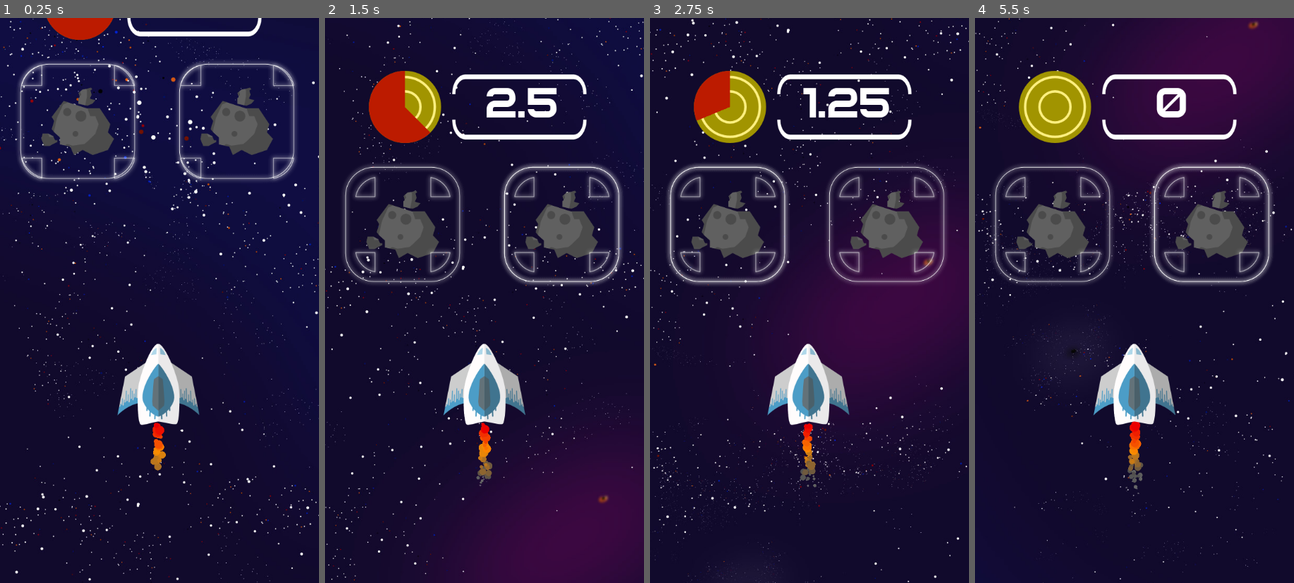
Above: before the commit, frames 1-4 (left to right).
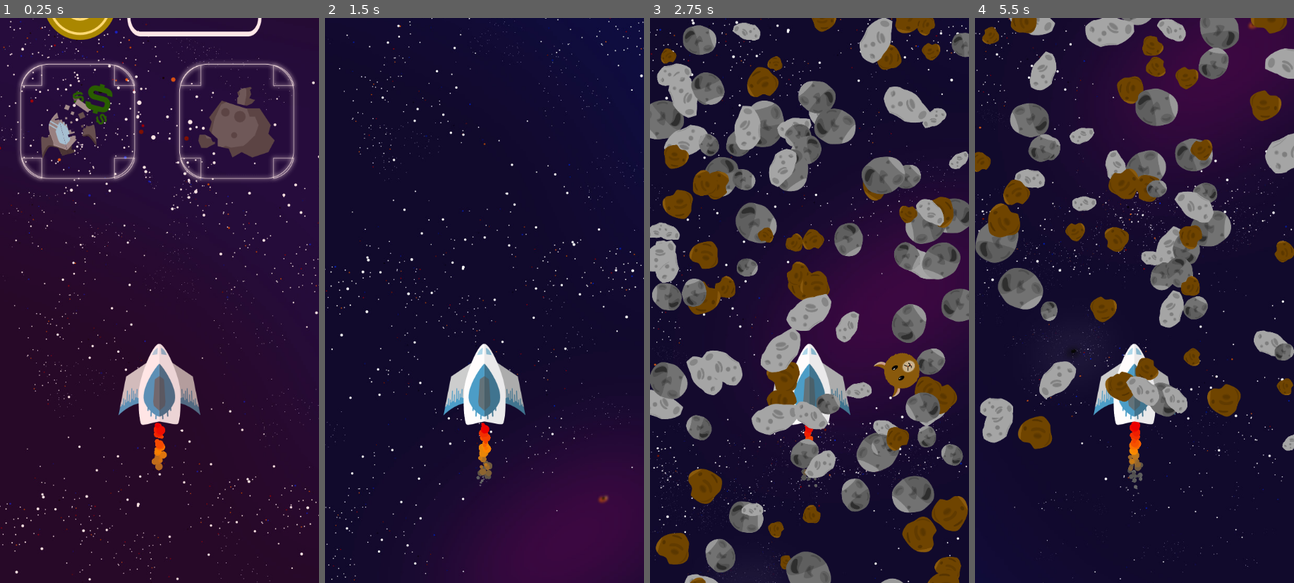
Above: after the commit, the same moments.

Repository: clorl/Space-Express
Game: Godot game, scene res://Game.tscn
The game is run twice, just before and just after one commit, with the same random seed, the same clock (stepped at 60 frames per second) and the same inputs. The project has no main scene, so this scene is started directly.
Inputs (mouse positions are in pixels of both pictures, inside the frame that each line leads up to):
- Up to frame 1 (0.25 s): no input
- Up to frame 2 (1.5 s): click (417, 227) at 0.52 s; click (564, 227) at 1.27 s
- Up to frame 3 (2.75 s): click (742, 227) at 2.02 s
- Up to frame 4 (5.5 s): click (1214, 227) at 2.77 s; click (1067, 227) at 3.52 s; click (1214, 227) at 4.27 s; tap Enter (ui_accept) at 5 s; move the mouse to (1204, 272) at 5.02 s; hold Enter (ui_accept) from 5.03 s (still down)

The runs differ from the first frame. In frame 1, 3.6% of the frame differs, in the area x 12-87%, y 0-81%; in frame 2, 11%; in frame 3, 42%, in the area x 0-100%, y 0-100%; in frame 4, 27%.

Commit message:
Beaucoup de choses

Diff:
--- /dev/null
+++ b/BG.gd
@@ -0,0 +1,11 @@
+extends TextureRect
+
+func slow_down(time):
+	$Tween.interpolate_property($Anim, "Anim:speed", 1, 0, time, Tween.TRANS_LINEAR, Tween.EASE_OUT)
+	if !$Tween.is_active():
+		$Tween.start()
+
+func speed_up(time):
+	$Tween.interpolate_property($Anim, "Anim:speed", 0, 1, time, Tween.TRANS_LINEAR, Tween.EASE_OUT)
+	if !$Tween.is_active():
+		$Tween.start()
--- /dev/null
+++ b/Constants.gd
@@ -0,0 +1,13 @@
+extends Node2D
+
+enum {
+	unknown
+	asteroids
+	cantina
+	pirate
+	contraband
+	repair
+	nothing
+	}
+
+var nb_events = 7
--- /dev/null
+++ b/Constants.tscn
@@ -0,0 +1,6 @@
+[gd_scene load_steps=2 format=2]
+
+[ext_resource path="res://Constants.gd" type="Script" id=1]
+
+[node name="Constants" type="Node2D"]
+script = ExtResource( 1 )
--- a/Game.gd
+++ b/Game.gd
@@ -1,15 +1,40 @@
 extends Node2D
 
-onready var audio = get_node("/root/Audio.tscn")
+onready var audio = get_node("/root/Audio")
+onready var c = get_node("/root/Constants")
 
-const events = {
-	asteroids = preload("res://events/asteroids/Asteroids.tscn")
+onready var cam_anim = $Background/Camera2D/CamAnim
+onready var overlay_anim = $Warning/Anim
+onready var bg = $Background/Camera2D/BG
+
+onready var choices = $Choice/Choices
+onready var player = $Player
+
+const nodes = {
+	"asteroids": preload("res://events/asteroids/Asteroids.tscn")
 	}
 
-func _on_NextTimer_timeout():
-	pass # Replace with function body.
+func _ready():
+	choices.propose_choices(10, c.asteroids, c.contraband)
+	overlay_anim.play("warning")
+
+# When choice has been made
+func _on_Choices_event_selected(event):
+	execute_event(event)
+
+# Function that manages which function to call
+func execute_event(e):
+	asteroids()
+
+##
+# Event functions
+##
 
 func asteroids():
-	var instance = events.asteroids.instance()
-	instance.global_position = Vector2(0,-1080)
+	# Add asteroids
+	var instance = nodes.asteroids.instance()
+	instance.global_position = Vector2(0,0)
 	add_child(instance)
+
+	player.health -= 20
+	cam_anim.play("screenshake")
--- a/Game.tscn
+++ b/Game.tscn
@@ -1,9 +1,10 @@
-[gd_scene load_steps=6 format=2]
+[gd_scene load_steps=10 format=2]
 
 [ext_resource path="res://Game.gd" type="Script" id=1]
 [ext_resource path="res://_fondV1.jpg" type="Texture" id=2]
-[ext_resource path="res://player/Player.tscn" type="PackedScene" id=3]
-[ext_resource path="res://ui/choices/Choices.tscn" type="PackedScene" id=4]
+[ext_resource path="res://BG.gd" type="Script" id=3]
+[ext_resource path="res://player/Player.tscn" type="PackedScene" id=4]
+[ext_resource path="res://ui/choices/Choices.tscn" type="PackedScene" id=5]
 
 [sub_resource type="Animation" id=1]
 resource_name = "travel"
@@ -22,6 +23,55 @@
 "values": [ Vector2( 0, -4356 ), Vector2( 0, -1638 ) ]
 }
 
+[sub_resource type="Animation" id=2]
+resource_name = "traver_faster"
+length = 0.5
+loop = true
+tracks/0/type = "value"
+tracks/0/path = NodePath(".:rect_position")
+tracks/0/interp = 1
+tracks/0/loop_wrap = true
+tracks/0/imported = false
+tracks/0/enabled = true
+tracks/0/keys = {
+"times": PoolRealArray( 0, 0.5 ),
+"transitions": PoolRealArray( 1, 1 ),
+"update": 0,
+"values": [ Vector2( 0, -4356 ), Vector2( 0, -1638 ) ]
+}
+
+[sub_resource type="Animation" id=4]
+resource_name = "screenshake"
+length = 0.9
+tracks/0/type = "value"
+tracks/0/path = NodePath(".:position")
+tracks/0/interp = 1
+tracks/0/loop_wrap = true
+tracks/0/imported = false
+tracks/0/enabled = true
+tracks/0/keys = {
+"times": PoolRealArray( 0, 0.1, 0.2, 0.3, 0.4, 0.5, 0.6, 0.7, 0.8, 0.9 ),
+"transitions": PoolRealArray( 1, 1, 1, 1, 1, 1, 1, 1, 1, 1 ),
+"update": 0,
+"values": [ Vector2( 0, 0 ), Vector2( 20, 20 ), Vector2( -20, -20 ), Vector2( 20, -20 ), Vector2( -20, 20 ), Vector2( 20, 20 ), Vector2( -20, -20 ), Vector2( 20, -20 ), Vector2( -20, 20 ), Vector2( 0, 0 ) ]
+}
+
+[sub_resource type="Animation" id=3]
+resource_name = "warning"
+length = 1.3
+tracks/0/type = "value"
+tracks/0/path = NodePath("ColorRect:color")
+tracks/0/interp = 2
+tracks/0/loop_wrap = true
+tracks/0/imported = false
+tracks/0/enabled = true
+tracks/0/keys = {
+"times": PoolRealArray( 0, 0.3, 0.6, 0.9, 1.2 ),
+"transitions": PoolRealArray( 1, 1, 1, 1, 1 ),
+"update": 0,
+"values": [ Color( 1, 0, 0, 0 ), Color( 1, 0, 0, 0.109804 ), Color( 1, 0, 0, 0 ), Color( 1, 0, 0, 0.109804 ), Color( 1, 0, 0, 0 ) ]
+}
+
 [node name="Game" type="Node2D"]
 script = ExtResource( 1 )
 __meta__ = {
@@ -32,22 +82,51 @@
 [node name="Background" type="CanvasLayer" parent="."]
 layer = -1
 
-[node name="BG" type="TextureRect" parent="Background"]
-margin_top = -4356.0
+[node name="Camera2D" type="Camera2D" parent="Background"]
+anchor_mode = 0
+current = true
+
+[node name="BG" type="TextureRect" parent="Background/Camera2D"]
+margin_top = -1638.0
 margin_right = 614.0
-margin_bottom = 1080.0
+margin_bottom = 3798.0
+rect_pivot_offset = Vector2( 2.09283, 1628.1 )
 texture = ExtResource( 2 )
 stretch_mode = 2
+script = ExtResource( 3 )
 
-[node name="Anim" type="AnimationPlayer" parent="Background/BG"]
+[node name="Anim" type="AnimationPlayer" parent="Background/Camera2D/BG"]
 autoplay = "travel"
 anims/travel = SubResource( 1 )
+anims/traver_faster = SubResource( 2 )
 
-[node name="Player" parent="." instance=ExtResource( 3 )]
+[node name="Tween" type="Tween" parent="Background/Camera2D/BG"]
+
+[node name="CamAnim" type="AnimationPlayer" parent="Background/Camera2D"]
+playback_speed = 3.0
+anims/screenshake = SubResource( 4 )
+
+[node name="Player" parent="." instance=ExtResource( 4 )]
 position = Vector2( 305, 700 )
 
 [node name="Choice" type="CanvasLayer" parent="."]
 
-[node name="Choices" parent="Choice" instance=ExtResource( 4 )]
+[node name="Choices" parent="Choice" instance=ExtResource( 5 )]
 
 [node name="HUD" type="CanvasLayer" parent="."]
+
+[node name="Warning" type="CanvasLayer" parent="."]
+editor/display_folded = true
+
+[node name="ColorRect" type="ColorRect" parent="Warning"]
+margin_right = 610.0
+margin_bottom = 1080.0
+mouse_filter = 2
+color = Color( 1, 0, 0, 0 )
+__meta__ = {
+"_edit_lock_": true
+}
+
+[node name="Anim" type="AnimationPlayer" parent="Warning"]
+anims/warning = SubResource( 3 )
+[connection signal="event_selected" from="Choice/Choices" to="." method="_on_Choices_event_selected"]
--- a/audio/Audio.gd
+++ b/audio/Audio.gd
@@ -4,3 +4,8 @@
 	var node = get_node(sound)
 	assert(node)
 	node.play()
+
+func stop(sound):
+	var node = get_node(sound)
+	assert(node)
+	node.stop()
--- /dev/null
+++ b/default_bus_layout.tres
@@ -0,0 +1,10 @@
+[gd_resource type="AudioBusLayout" format=2]
+
+[resource]
+bus/0/volume_db = -10.4
+bus/1/name = "SFX"
+bus/1/solo = false
+bus/1/mute = false
+bus/1/bypass_fx = false
+bus/1/volume_db = 0.0
+bus/1/send = "Master"
--- a/events/asteroids/Asteroids.gd
+++ b/events/asteroids/Asteroids.gd
@@ -5,12 +5,16 @@
 func _ready():
 	generate()
 
+func _input(event):
+	if event.is_action_pressed("ui_accept"):
+		$AnimationPlayer.play("default")
+
 func generate():
-	for i in range(100):
+	for i in range(200):
 		var instance = asteroid.instance()
 
 		# Random pos
-		instance.position = Vector2(rand_range(0,610), rand_range(0,1080))
+		instance.position = Vector2(rand_range(0,610), rand_range(0,1080*2))
 
 		# Random scale
 		var rnd_scale = rand_range(0.2,0.5)
--- a/events/asteroids/Asteroids.tscn
+++ b/events/asteroids/Asteroids.tscn
@@ -1,6 +1,27 @@
-[gd_scene load_steps=2 format=2]
+[gd_scene load_steps=3 format=2]
 
 [ext_resource path="res://events/asteroids/Asteroids.gd" type="Script" id=1]
 
+[sub_resource type="Animation" id=1]
+resource_name = "default"
+length = 2.0
+tracks/0/type = "value"
+tracks/0/path = NodePath(".:position")
+tracks/0/interp = 1
+tracks/0/loop_wrap = true
+tracks/0/imported = false
+tracks/0/enabled = true
+tracks/0/keys = {
+"times": PoolRealArray( 0, 2 ),
+"transitions": PoolRealArray( 1, 1 ),
+"update": 0,
+"values": [ Vector2( 0, -2160 ), Vector2( 0, 1200 ) ]
+}
+
 [node name="Asteroids" type="Node2D"]
+position = Vector2( 0, 2160 )
 script = ExtResource( 1 )
+
+[node name="AnimationPlayer" type="AnimationPlayer" parent="."]
+autoplay = "default"
+anims/default = SubResource( 1 )
--- a/player/Player.gd
+++ b/player/Player.gd
@@ -1,8 +1,12 @@
 extends Node2D
+
+onready var audio = get_node("/root/Audio")
 
 signal health_changed
 signal goods_changed
 signal crew_changed
+
+onready var anim = $Anim
 
 var health = 100 setget set_health
 var goods = 3000 setget set_goods
@@ -17,10 +21,16 @@
 
 func set_health(new_health):
 	health = new_health
+
+	anim.play("hurt")
+	audio.play("Hurt")
+
 	emit_signal("health_changed", health)
+
 func set_goods(new_goods):
 	goods = new_goods
 	emit_signal("goods_changed", goods)
+
 func set_crew(new_crew):
 	crew = new_crew
 	emit_signal("crew_changed", crew)
--- a/player/Player.tscn
+++ b/player/Player.tscn
@@ -30,8 +30,36 @@
 damping = 100.0
 scale = 0.1
 scale_random = 0.2
-scale_curve = SubResource( 5 )
-color_ramp = SubResource( 3 )
+scale_curve = SubResource( 4 )
+color_ramp = SubResource( 2 )
+
+[sub_resource type="Animation" id=6]
+resource_name = "hurt"
+length = 0.6
+tracks/0/type = "value"
+tracks/0/path = NodePath("Spaceship:position")
+tracks/0/interp = 1
+tracks/0/loop_wrap = true
+tracks/0/imported = false
+tracks/0/enabled = true
+tracks/0/keys = {
+"times": PoolRealArray( 0, 0.1, 0.2, 0.3, 0.4, 0.5, 0.6 ),
+"transitions": PoolRealArray( 1, 1, 1, 1, 1, 1, 1 ),
+"update": 0,
+"values": [ Vector2( -2, 0.750146 ), Vector2( -10, 10 ), Vector2( -10, -10 ), Vector2( 10, -10 ), Vector2( 10, 10 ), Vector2( -10, 10 ), Vector2( 0, 0 ) ]
+}
+tracks/1/type = "value"
+tracks/1/path = NodePath("Spaceship:self_modulate")
+tracks/1/interp = 2
+tracks/1/loop_wrap = true
+tracks/1/imported = false
+tracks/1/enabled = true
+tracks/1/keys = {
+"times": PoolRealArray( 0, 0.3, 0.6 ),
+"transitions": PoolRealArray( 1, 1, 1 ),
+"update": 0,
+"values": [ Color( 1, 1, 1, 1 ), Color( 1, 0.282353, 0.282353, 1 ), Color( 1, 1, 1, 1 ) ]
+}
 
 [sub_resource type="Animation" id=7]
 resource_name = "land"
@@ -84,8 +112,7 @@
 "values": [ Color( 1, 1, 1, 1 ), Color( 1, 1, 1, 0 ) ]
 }
 
-[sub_resource type="Animation" id=6]
-resource_name = "rumble"
+[sub_resource type="Animation" id=8]
 length = 0.5
 loop = true
 tracks/0/type = "value"
@@ -105,7 +132,6 @@
 script = ExtResource( 1 )
 
 [node name="Spaceship" type="Sprite" parent="."]
-position = Vector2( -2, 0.750146 )
 scale = Vector2( 0.5, 0.5 )
 texture = ExtResource( 2 )
 
@@ -117,10 +143,12 @@
 emitting = false
 amount = 50
 speed_scale = 2.0
-process_material = SubResource( 1 )
+process_material = SubResource( 5 )
 texture = ExtResource( 3 )
 
 [node name="Anim" type="AnimationPlayer" parent="."]
 autoplay = "rumble"
+playback_speed = 2.0
+anims/hurt = SubResource( 6 )
 anims/land = SubResource( 7 )
-anims/rumble = SubResource( 6 )
+anims/rumble = SubResource( 8 )
--- a/project.godot
+++ b/project.godot
@@ -18,6 +18,11 @@
 config/name="Space Express"
 config/icon="res://icon.png"
 
+[autoload]
+
+Audio="*res://audio/Audio.tscn"
+Constants="*res://Constants.tscn"
+
 [debug]
 
 gdscript/warnings/enable=false
@@ -36,8 +41,6 @@
 window/size/width=610
 window/size/height=1080
 window/size/resizable=false
-window/size/test_width=305
-window/size/test_height=540
 window/stretch/mode="viewport"
 window/stretch/aspect="keep_width"
 
--- a/ui/choices/ChoiceButton.gd
+++ b/ui/choices/ChoiceButton.gd
@@ -1,4 +1,19 @@
 extends TextureButton
+
+onready var audio = get_node("/root/Audio")
+onready var icon = $Sprite
+
+signal clicked
+var event setget set_event
 
 func _on_ChoiceButton_pressed():
 	$Anim.play("click")
+	audio.play("Select")
+	emit_signal("clicked", event)
+
+func set_event(e):
+	event = e
+	icon.frame = e
+
+func _on_ChoiceButton_mouse_entered():
+	audio.play("Blip")
--- a/ui/choices/ChoiceButton.tscn
+++ b/ui/choices/ChoiceButton.tscn
@@ -2,12 +2,12 @@
 
 [ext_resource path="res://ui/choices/target_square.png" type="Texture" id=1]
 [ext_resource path="res://ui/choices/ChoiceButton.gd" type="Script" id=2]
-[ext_resource path="res://ui/choices/icons/asteroids.png" type="Texture" id=3]
+[ext_resource path="res://ui/choices/icons.png" type="Texture" id=3]
 [ext_resource path="res://ui/choices/target_arrow.png" type="Texture" id=4]
 
-[sub_resource type="Animation" id=2]
+[sub_resource type="Animation" id=1]
 resource_name = "click"
-length = 0.2
+length = 0.5
 tracks/0/type = "value"
 tracks/0/path = NodePath("NinePatchRect:rect_size")
 tracks/0/interp = 2
@@ -32,9 +32,20 @@
 "update": 0,
 "values": [ Vector2( 10.5, 10.5 ), Vector2( 20, 20 ) ]
 }
+tracks/2/type = "value"
+tracks/2/path = NodePath(".:modulate")
+tracks/2/interp = 2
+tracks/2/loop_wrap = true
+tracks/2/imported = false
+tracks/2/enabled = true
+tracks/2/keys = {
+"times": PoolRealArray( 0, 0.1, 0.2, 0.3, 0.4 ),
+"transitions": PoolRealArray( 1, 1, 1, 1, 1 ),
+"update": 0,
+"values": [ Color( 1, 1, 1, 1 ), Color( 0.631373, 0.631373, 0.631373, 1 ), Color( 1, 1, 1, 1 ), Color( 0.631373, 0.631373, 0.631373, 1 ), Color( 1, 1, 1, 1 ) ]
+}
 
-[sub_resource type="Animation" id=1]
-resource_name = "idle"
+[sub_resource type="Animation" id=2]
 loop = true
 tracks/0/type = "value"
 tracks/0/path = NodePath("NinePatchRect:rect_size")
@@ -72,27 +83,30 @@
 texture_focused = ExtResource( 1 )
 script = ExtResource( 2 )
 
-[node name="AsteroidIcon" type="TextureRect" parent="."]
-margin_left = 51.0
-margin_top = 56.0
-margin_right = 190.0
-margin_bottom = 185.0
+[node name="Sprite" type="Sprite" parent="."]
+position = Vector2( 120, 120 )
 texture = ExtResource( 3 )
+vframes = 3
+hframes = 4
 
 [node name="NinePatchRect" type="NinePatchRect" parent="."]
-margin_left = 10.5
-margin_top = 10.5
-margin_right = 230.5
-margin_bottom = 230.5
+margin_left = 20.0
+margin_top = 20.0
+margin_right = 220.0
+margin_bottom = 220.0
 texture = ExtResource( 4 )
 region_rect = Rect2( 0, 0, 210, 210 )
 patch_margin_left = 60
 patch_margin_top = 60
 patch_margin_right = 60
 patch_margin_bottom = 60
+__meta__ = {
+"_edit_lock_": true
+}
 
 [node name="Anim" type="AnimationPlayer" parent="."]
 autoplay = "idle"
-anims/click = SubResource( 2 )
-anims/idle = SubResource( 1 )
+anims/click = SubResource( 1 )
+anims/idle = SubResource( 2 )
+[connection signal="mouse_entered" from="." to="." method="_on_ChoiceButton_mouse_entered"]
 [connection signal="pressed" from="." to="." method="_on_ChoiceButton_pressed"]
--- a/ui/choices/Choices.gd
+++ b/ui/choices/Choices.gd
@@ -1,22 +1,50 @@
 extends Control
+
+onready var audio = get_node("/root/Audio")
+onready var c = get_node("/root/Constants")
+
+signal event_selected
 
 onready var timer = $Timer
 onready var display_timer = $VBoxContainer/Timer
+onready var l_button = $VBoxContainer/HBox/LButton
+onready var r_button = $VBoxContainer/HBox/RButton
+onready var anim = $Anim
 
-enum {
-	asteroids
-	pirate
-	contraband
-	}
-
-func _ready():
-	set_max_value(timer.time_left)
+var time setget set_time
 
 func _process(delta):
 	display_timer.value = stepify(timer.time_left, 0.01)
 
-func set_max_value(value):
+func propose_choices(t, e1=false, e2=false):
+	if !e1 || !e2:
+		e1 = randi()%c.nb_events+1
+		e2 = randi()%c.nb_events+1
+	set_events(e1, e2)
+	time = t
+
+	anim.play("fall")
+	audio.play("Warning")
+	yield(get_tree().create_timer(2.0), "timeout")
+	audio.stop("Warning")
+
+func _on_Button_clicked(event):
+	# Disable buttons
+	r_button.disabled = true
+	l_button.disabled = true
+
+	# Hide choices
+	anim.play_backwards("fall")
+
+	# Wait and start event
+	yield(get_tree().create_timer(1.0), "timeout")
+	emit_signal("event_selected", event)
+
+
+func set_time(value):
+	timer.wait_time = value
 	display_timer.max_value = value
 
-func propose_choices():
-	pass
+func set_events (evt1, evt2):
+	r_button.event = evt1
+	l_button.event = evt2
--- a/ui/choices/Choices.tscn
+++ b/ui/choices/Choices.tscn
@@ -26,7 +26,7 @@
 
 [node name="VBoxContainer" type="VBoxContainer" parent="."]
 anchor_right = 1.0
-margin_top = -500.0
+margin_top = 70.0
 margin_bottom = 142.0
 __meta__ = {
 "_edit_group_": true
@@ -44,12 +44,12 @@
 rect_min_size = Vector2( 0, 50 )
 alignment = 1
 
-[node name="ChoiceButton" parent="VBoxContainer/HBox" instance=ExtResource( 3 )]
+[node name="LButton" parent="VBoxContainer/HBox" instance=ExtResource( 3 )]
 margin_left = 28.0
 margin_right = 328.0
 rect_min_size = Vector2( 300, 200 )
 
-[node name="ChoiceButton2" parent="VBoxContainer/HBox" instance=ExtResource( 3 )]
+[node name="RButton" parent="VBoxContainer/HBox" instance=ExtResource( 3 )]
 margin_left = 332.0
 margin_right = 582.0
 rect_min_size = Vector2( 250, 200 )
@@ -59,6 +59,7 @@
 anims/fall = SubResource( 1 )
 
 [node name="Timer" type="Timer" parent="."]
-wait_time = 4.0
+wait_time = 5.0
 one_shot = true
-autostart = true
+[connection signal="clicked" from="VBoxContainer/HBox/LButton" to="." method="_on_Button_clicked"]
+[connection signal="clicked" from="VBoxContainer/HBox/RButton" to="." method="_on_Button_clicked"]
--- a/ui/timer/Timer.gd
+++ b/ui/timer/Timer.gd
@@ -3,7 +3,6 @@
 var value setget set_value
 var max_value setget set_max_val
 
-onready var tween = $Tween
 onready var label = $HBoxContainer/Label
 onready var progress = $HBoxContainer/Timer
 
Not shown, changed: audio/sfx/hurt.ogg.import
Not shown: 1 places in player/Player.tscn that only renumber resources
Binary file added: ui/choices/icons.png
Not shown, changed: ui/choices/icons.png.import
Binary file removed: ui/choices/icons/asteroids.png
